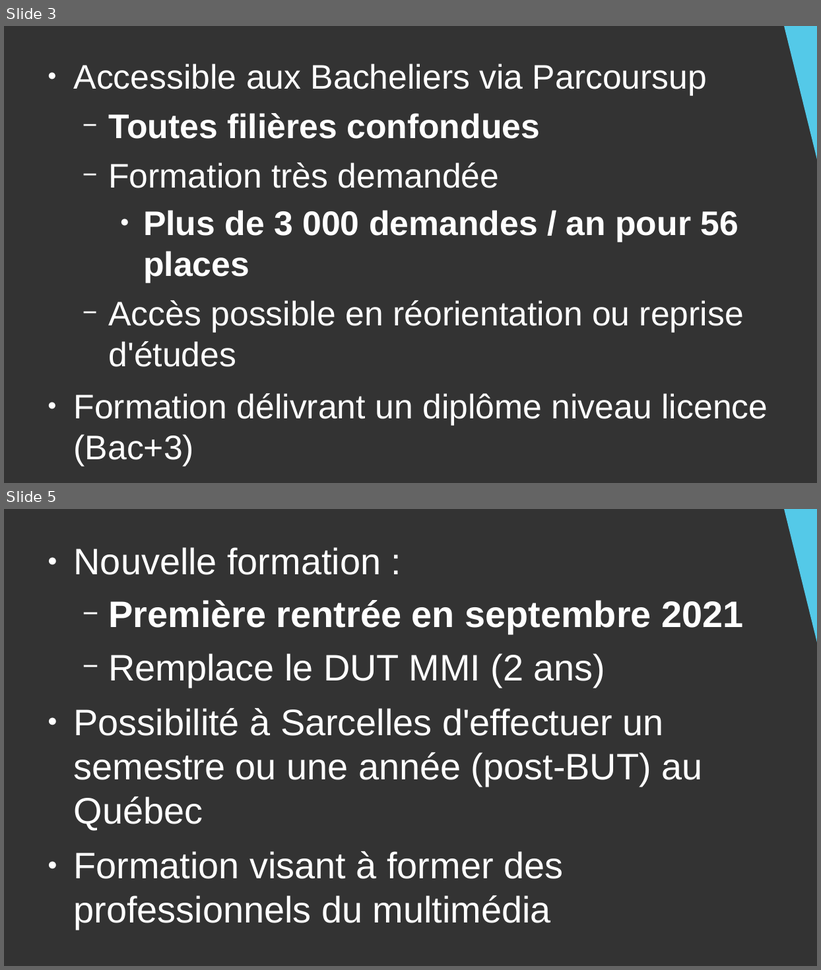
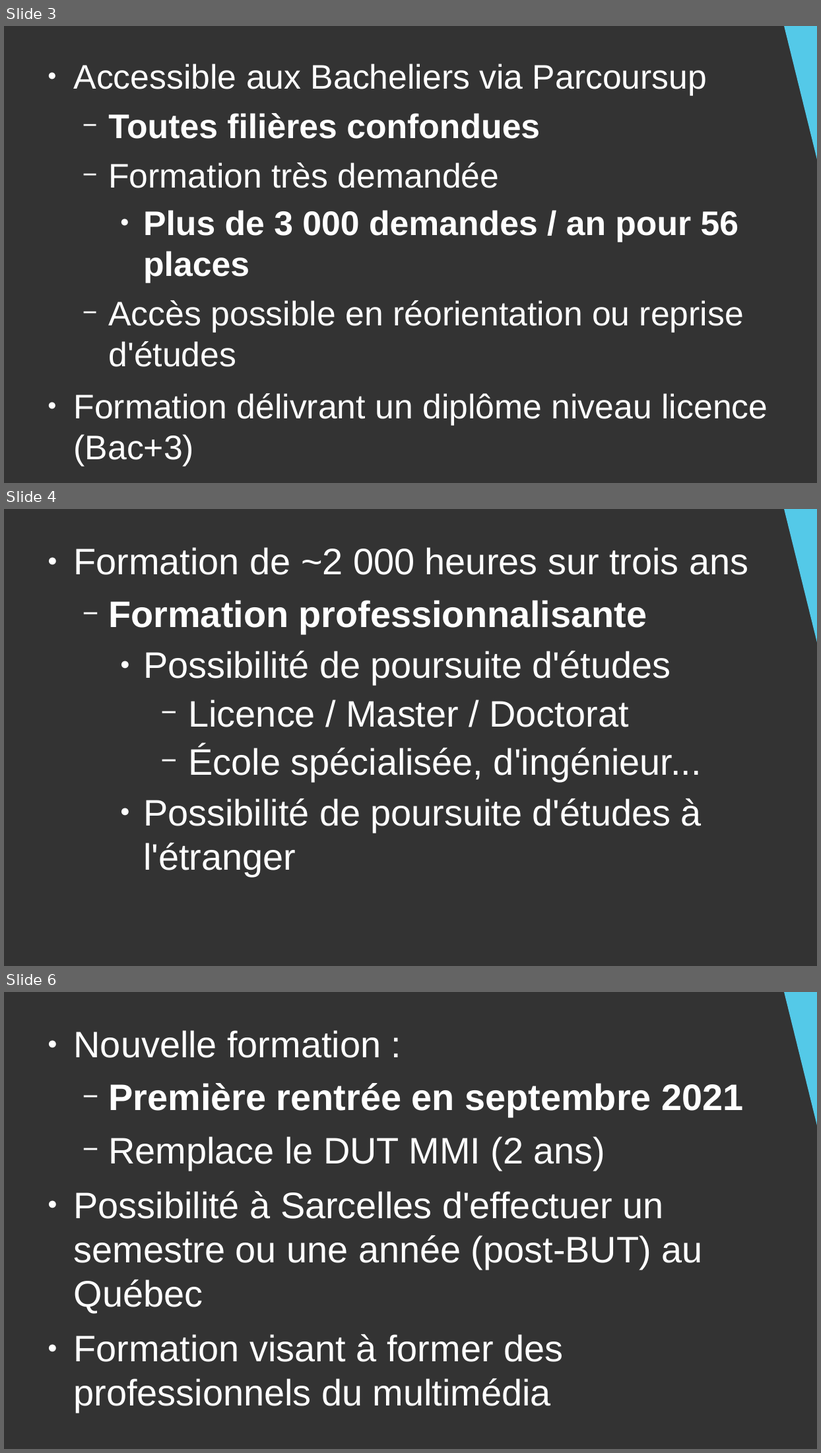
Before and after one commit to DanYellow/cours, a slide deck: presentation-formation-mmi/presentation.odp. Shown one above the other, each under a label of ours: slides 3 and 5 before the commit, slides 3, 4 and 6 after it; the slides between them are not shown. The pictures are 821x970 and 821x1453 pixels, drawn with LibreOffice and Linux fonts; fonts in the diff are those of the drawing. Boxes give left, top, right and bottom in pixels: in the first picture for what was removed or moved away, otherwise in the second. Text is boxed around its words. In the diff, an @@ line names an element or a change of style, - is before the commit and + after.

```diff
--- a/presentation-formation-mmi/presentation.odp
+++ b/presentation-formation-mmi/presentation.odp
@@ slide 4 added at bbox=[4, 509, 817, 966], background #333333 @@
@@ right triangle added at bbox=[783, 509, 817, 666], fill #54C9E8 @@
@@ text added at bbox=[74, 547, 748, 877], 36 pt, text #FFFFFF @@
+● Formation de ~2 000 heures sur trois ans
+  − Formation professionnalisante
+    ● Possibilité de poursuite d'études
+      − Licence / Master / Doctorat
+      − École spécialisée, d'ingénieur...
+    ● Possibilité de poursuite d'études à l'étranger
@@ what was slide 5 is now slide 6 @@
```
Also in this commit, not shown: 10 slides changed, 3 other slides added, 7 other files.
